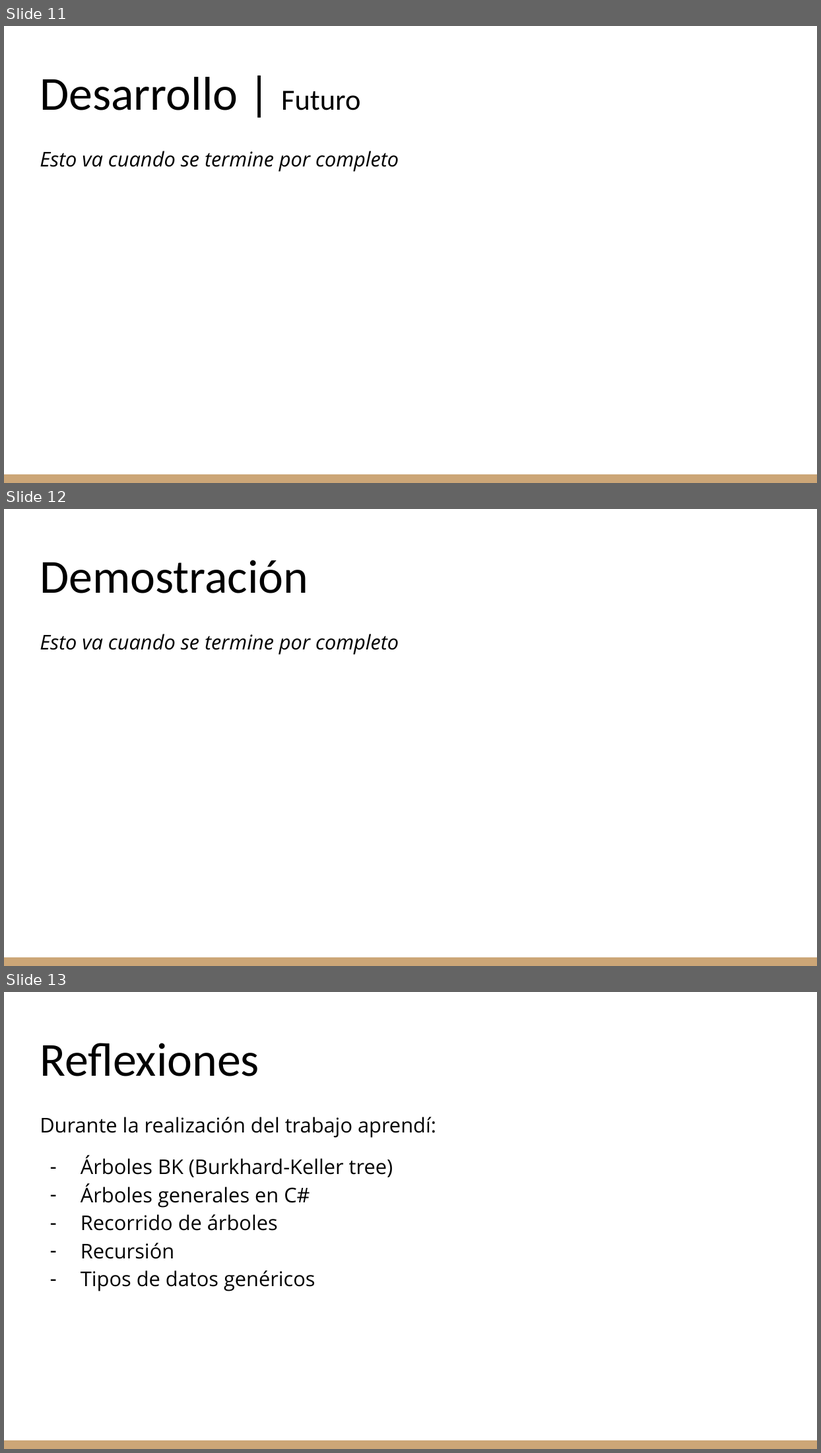
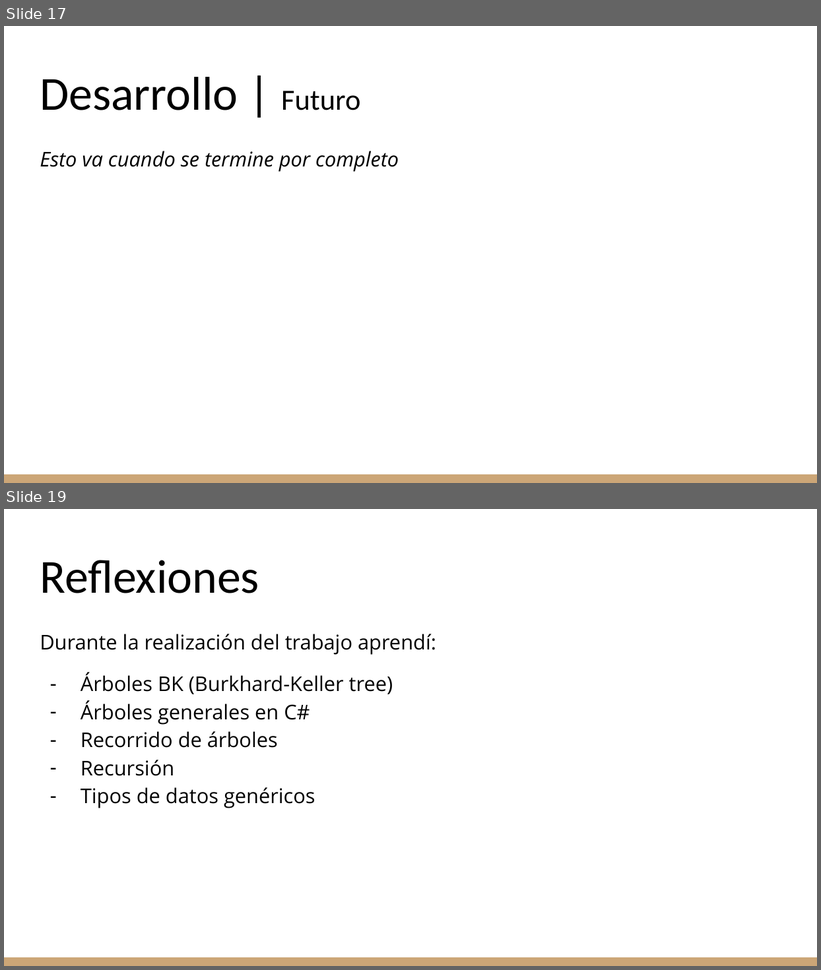
Before and after one commit to 0xftorres/trabajo-final-estructuras-y-algoritmos, a slide deck: docs/pptx-primeraentrega.pptx. Shown one above the other, each under a label of ours: slides 11, 12 and 13 before the commit, slides 17 and 19 after it; the slides between them are not shown. The pictures are 821x1453 and 821x970 pixels, drawn with LibreOffice and Linux fonts; fonts in the diff are those of the drawing. Boxes give left, top, right and bottom in pixels: in the first picture for what was removed or moved away, otherwise in the second. Text is boxed around its words. In the diff, an @@ line names an element or a change of style, - is before the commit and + after.

```diff
--- a/docs/pptx-primeraentrega.pptx
+++ b/docs/pptx-primeraentrega.pptx
@@ slide 12 removed at bbox=[4, 509, 817, 966], background #FFFFFF; not listed: 1 template element that a slide beside it also shows @@
@@ title removed at bbox=[40, 560, 308, 593] @@
-Demostración
@@ text removed at bbox=[40, 634, 399, 655] @@
-Esto va cuando se termine por completo
@@ what was slide 11 is now slide 17 @@
@@ what was slide 13 is now slide 19 @@
```
Also in this commit, not shown: 5 slides changed, 7 slides added.
